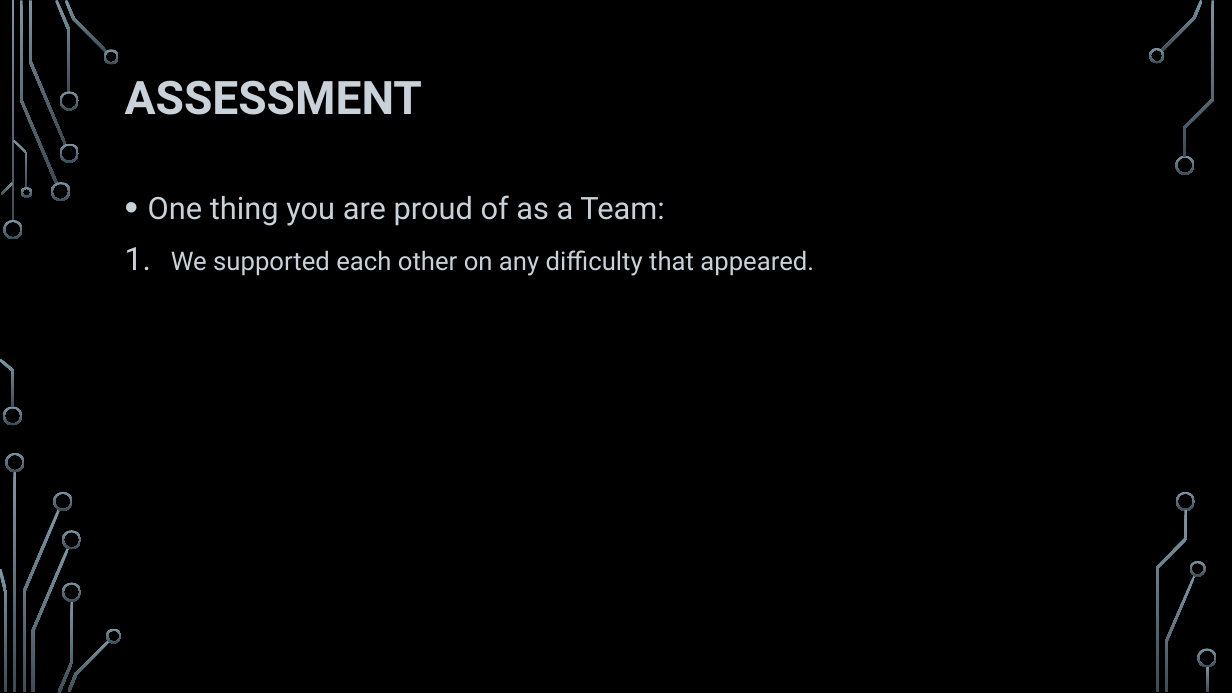
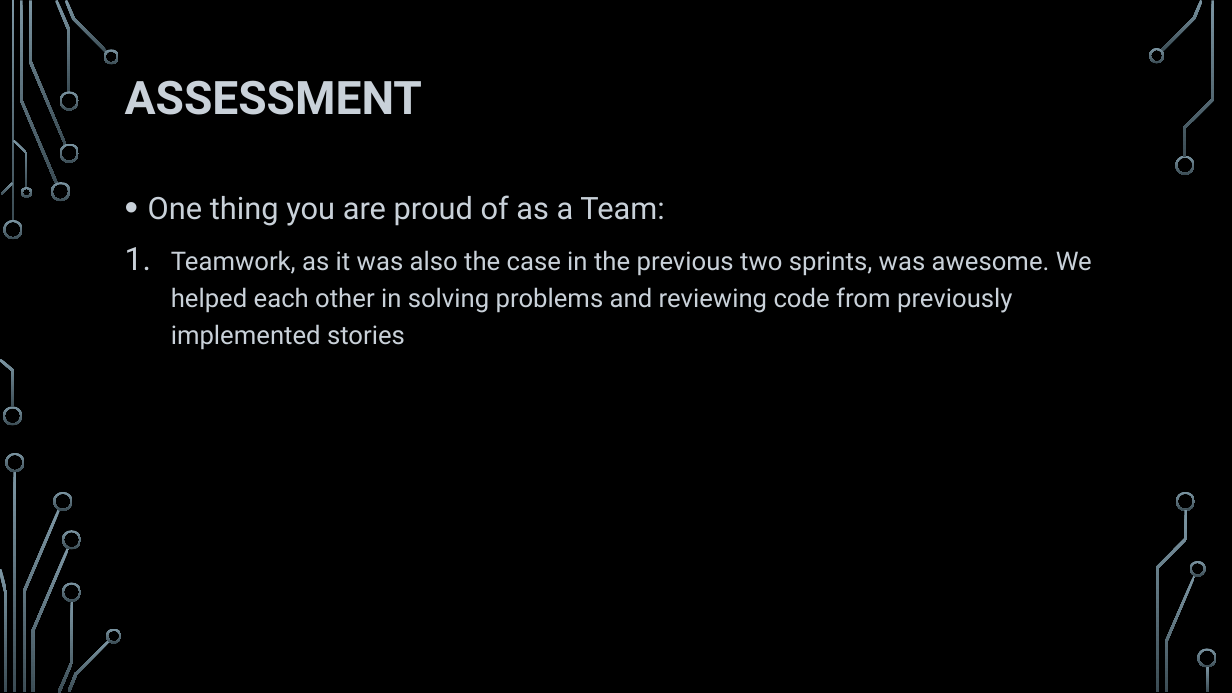
Before and after one commit to HeydarliAtabay/SolidarityPurchasingGroup, a slide deck: slide 18 of Retrospective/Sprint 3 - Retrospective.pptx. Drawn at 1232x693 pixels with LibreOffice and Linux fonts; fonts in the diff are those of the drawing; background and template pictures are left out. Boxes give left, top, right and bottom in pixels: in the first picture for what was removed or moved away, otherwise in the second. Text is boxed around its words. In the diff, an @@ line names an element or a change of style, - is before the commit and + after.

Commit message:
retrospect for sprint 3 done

```diff
--- a/Retrospective/Sprint 3 - Retrospective.pptx
+++ b/Retrospective/Sprint 3 - Retrospective.pptx
@@ text at [171, 250, 1092, 350]: text changed @@
-1. We supported each other on any difficulty that appeared.
+1. Teamwork, as it was also the case in the previous two sprints, was awesome. We helped each other in solving problems and reviewing code from previously implemented stories
```
Also in this commit, not shown: 5 other slides changed, 1 other file.
